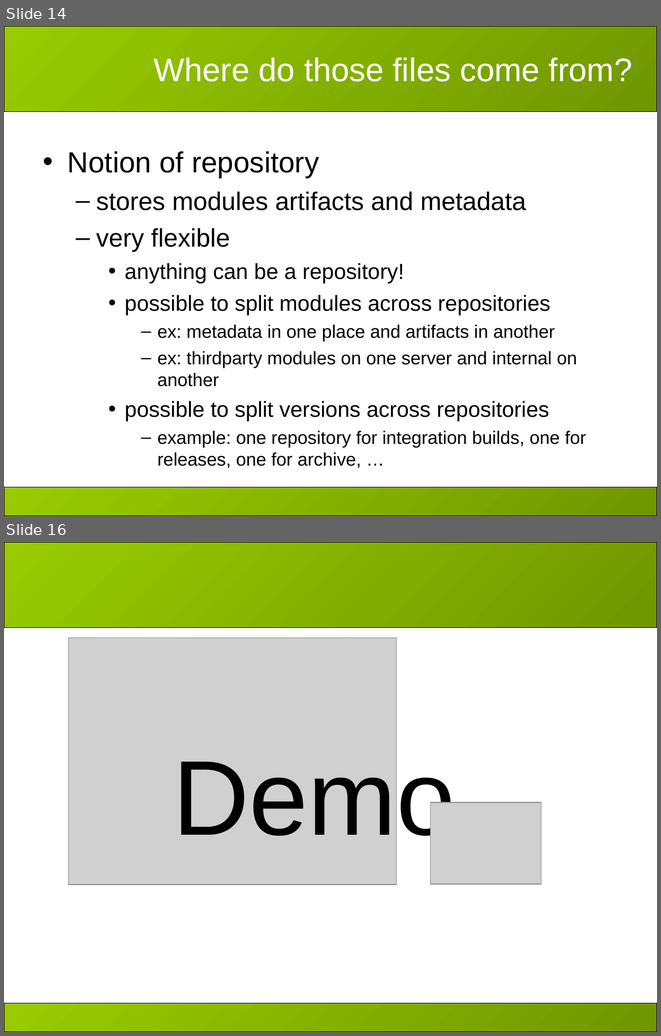
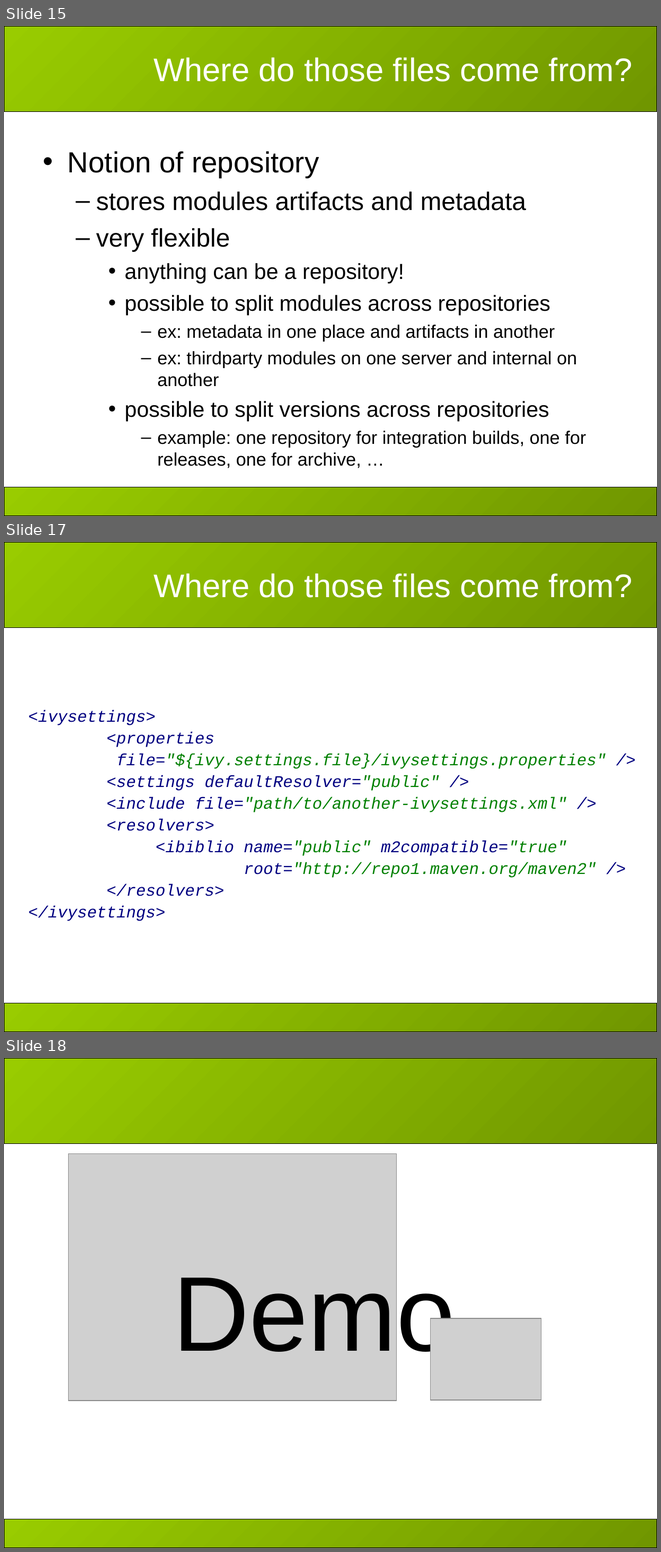
Before and after one commit to hiroyasub/ant-ivy-cregit, a slide deck: doc/presentations/apache-con-2007/slides.ppt. Shown one above the other, each under a label of ours: slides 14 and 16 before the commit, slides 15, 17 and 18 after it; the slides between them are not shown. The pictures are 661x1036 and 661x1552 pixels, drawn with LibreOffice and Linux fonts; fonts in the diff are those of the drawing; grey boxes stand for pictures; background and template pictures are left out. Boxes give left, top, right and bottom in pixels: in the first picture for what was removed or moved away, otherwise in the second. Text is boxed around its words. In the diff, an @@ line names an element or a change of style, - is before the commit and + after.

```diff
--- a/doc/presentations/apache-con-2007/slides.ppt
+++ b/doc/presentations/apache-con-2007/slides.ppt
@@ slide 17 added at (4,542,657,1032), background #FFFFFF; not listed: 2 template elements that a slide beside it also shows @@
@@ title added at (153,573,632,598), 36 pt, text #FFFFFF @@
+Where do those files come from?
@@ text added at (28,710,606,921), 18 pt, text #000080, italic @@
+<ivysettings>
+<properties
+file="${ivy.settings.file}/ivysettings.properties" />
+<settings defaultResolver="public" />
+<include file="path/to/another-ivysettings.xml" />
+<resolvers>
+<ibiblio name="public" m2compatible="true"
+root="http://repo1.maven.org/maven2" />
+</resolvers>
+</ivysettings>
@@ what was slide 14 is now slide 15 @@
@@ what was slide 16 is now slide 18 @@
```
Also in this commit, not shown: 4 slides changed, 2 other slides added, 1 slide removed, 2 other files.
